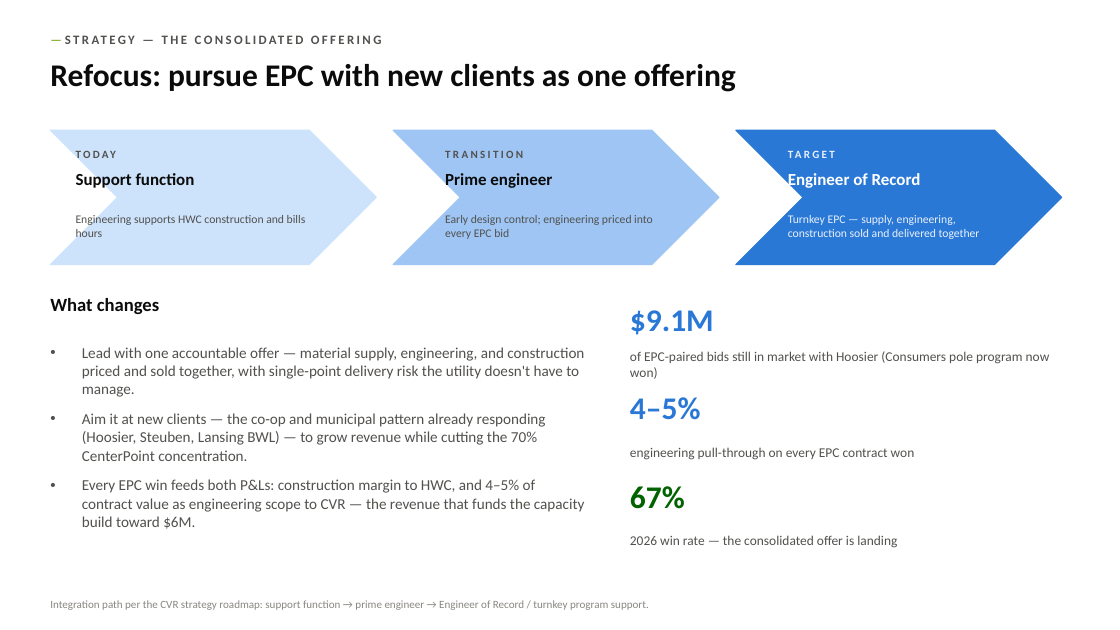
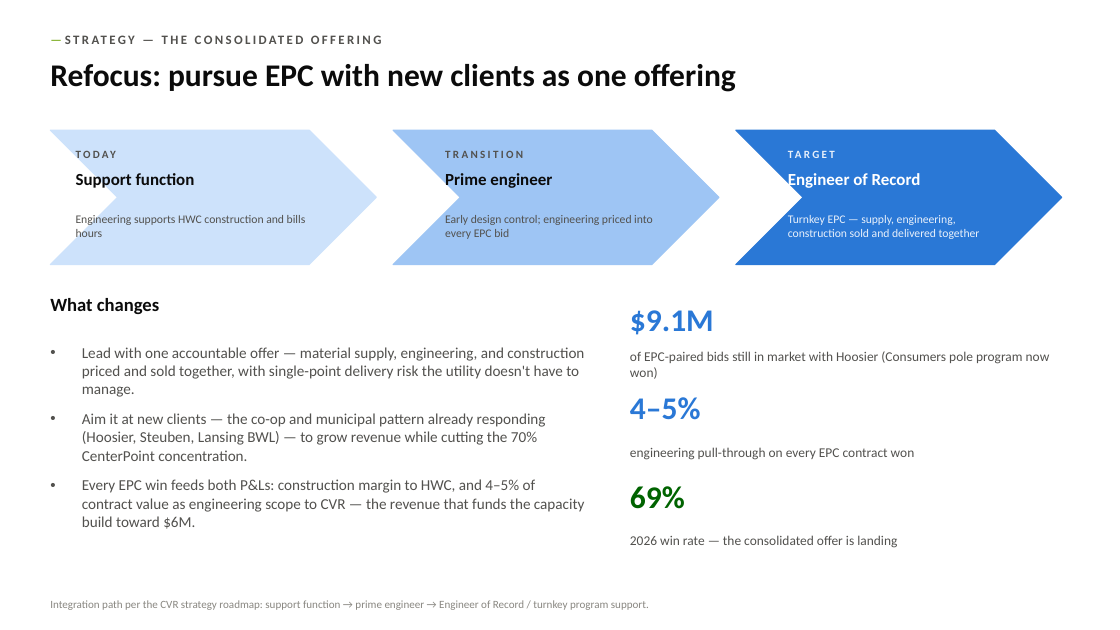
Before and after one commit to codlingjim-debug/CVR---Financial, a slide deck: slide 14 of reports/CVR_Deck_Jun2026.pptx. Drawn at 1120x630 pixels with LibreOffice and Linux fonts; fonts in the diff are those of the drawing. Boxes give left, top, right and bottom in pixels: in the first picture for what was removed or moved away, otherwise in the second. Text is boxed around its words. In the diff, an @@ line names an element or a change of style, - is before the commit and + after.

```diff
--- a/reports/CVR_Deck_Jun2026.pptx
+++ b/reports/CVR_Deck_Jun2026.pptx
@@ text at [630,486,685,509]: text changed @@
-67%
+69%
```
Also in this commit, not shown: 10 other slides changed, 9 other files.
